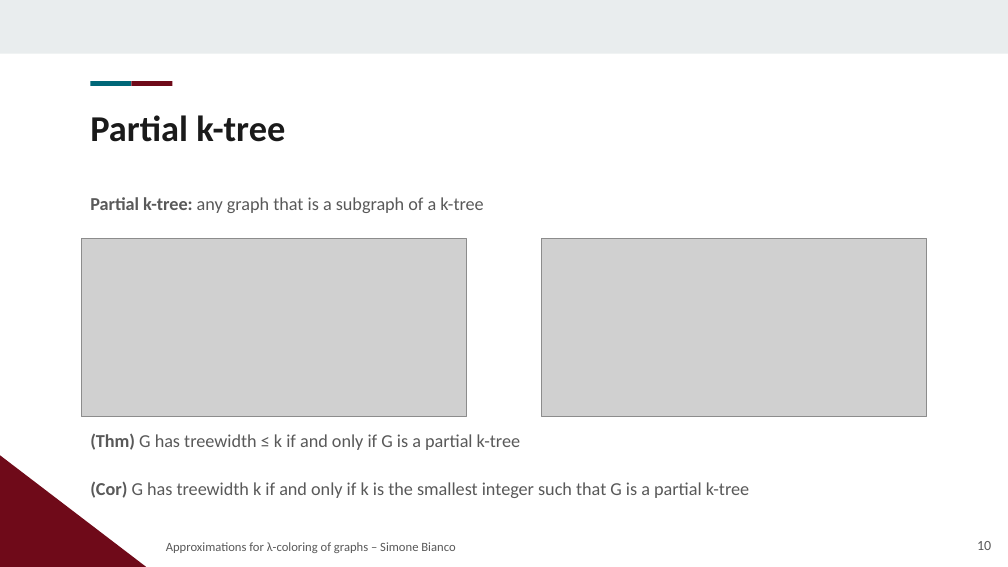
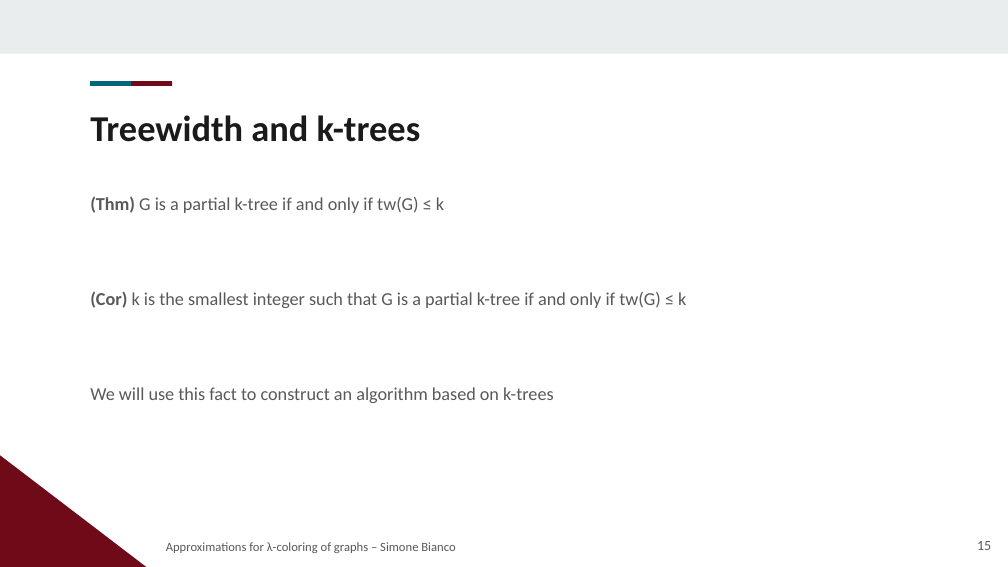
Before and after one commit to Exyss/university-notes, a slide deck: slide 15 of Presentations/Lambda Coloring/slides.odp (slide 10 before the commit). Drawn at 1008x567 pixels with LibreOffice and Linux fonts; fonts in the diff are those of the drawing; grey boxes stand for pictures; background and template pictures are left out. Boxes give left, top, right and bottom in pixels: in the first picture for what was removed or moved away, otherwise in the second. Text is boxed around its words. In the diff, an @@ line names an element or a change of style, - is before the commit and + after.

```diff
--- a/Presentations/Lambda Coloring/slides.odp
+++ b/Presentations/Lambda Coloring/slides.odp
@@ title at box(90, 115, 421, 142): text changed @@
-Partial k-tree
+Treewidth and k-trees
@@ text at box(90, 196, 686, 403): text changed @@
-Partial k-tree: any graph that is a subgraph of a k-tree
-(Thm) G has treewidth ≤ k if and only if G is a partial k-tree
-(Cor) G has treewidth k if and only if k is the smallest integer such that G is a partial k-tree
+(Thm) G is a partial k-tree if and only if tw(G) ≤ k
+(Cor) k is the smallest integer such that G is a partial k-tree if and only if tw(G) ≤ k
+We will use this fact to construct an algorithm based on k-trees
@@ picture removed at box(82, 238, 467, 416) @@
@@ picture removed at box(542, 238, 927, 416) @@
@@ page number at box(977, 541, 991, 550): text changed @@
-10
+15
```
Also in this commit, not shown: 37 other slides changed, 26 slides added, 15 other files.
